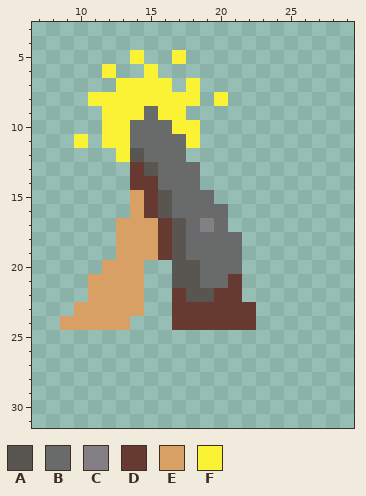
Two versions of one pixel-art sprite, images/shotgun_blast.png. Above, as it was before the edit.
The file is 128x128 pixels, drawn in blocks of 4x4; one block is one cell here. Shown: x 7..29, y 3..31. The old version is drawn lined up with the new one.
Palette (. is transparent): A #595652  B #696a6a  C #847e87  D #663931  E #d9a066  F #fbf236
Pixels before, first column x 9:
 5 .....F..F.....
 6 ...F..F.......
 7 ....FFFF.F....
 8 ..FFFFFFFF.F..
 9 ...FFFBFF.....
10 ...FFBBBFF....
11 .F.FFBBBBF....
12 ....FABBB.....
13 .....DABBB....
14 .....DDBBB....
15 .....EDABBB...
16 .....EDABBBB..
17 ....EEEDABCB..
18 ....EEEDABBBB.
19 ....EEEDABBBB.
20 ...EEE..AABBB.
21 ..EEEE..AABBD.
22 ..EEEE..DAADD.
23 .EEEEE..DDDDDD
24 EEEEE...DDDDDD
Now the later version:
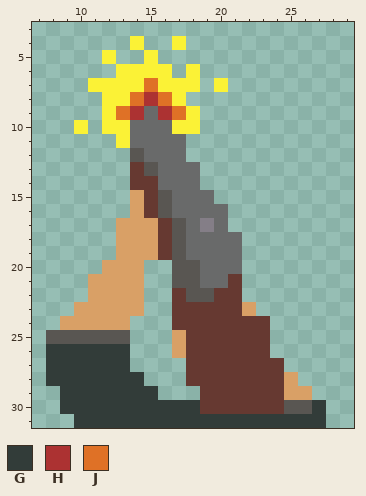
Colours new in this view: G #323c39  H #ac3232  J #df7126
Diff:
whole drawing moved by -1,-7 (the old picture is shown already moved)
The edit adds colour A in row 25 at x 8 to 13; in row 30 at x 25 to 26.
The edit adds colour D in row 24 at x 23; in rows 25 to 26 at x 18 to 23; in rows 27 to 28 at x 18 to 24; in rows 29 to 30 at x 19 to 24.
The edit adds colour E in rows 25 to 26 at x 17; in row 28 at x 25; in row 29 at x 25 to 26.
Colour D gives way to colour E in row 23 at x 22.
The edit adds colour F in row 4 at x 14 and 17; in row 5 at x 12 and 15; in row 6 at x 13 to 14, 16 and 18; in row 7 at x 11 to 12, 17 and 20; in row 9 at x 18; in row 10 at x 10.
The edit adds colour G in rows 26 to 27 at x 8 to 13; in row 28 at x 8 to 14; in row 29 at x 9 to 15; in row 30 at x 9 to 18 and 27; in row 31 at x 10 to 27.
Colour F gives way to colour H in row 8 at x 15; in row 9 at x 14 and 16.
Colour F gives way to colour J in row 7 at x 15; in row 8 at x 14 and 16; in row 9 at x 13 and 17.
The edit erases colour F in row 5 at x 14 and 17; in row 6 at x 12; in row 8 at x 11, 18 and 20; in row 11 at x 10, 12 and 18; in row 12 at x 13.
